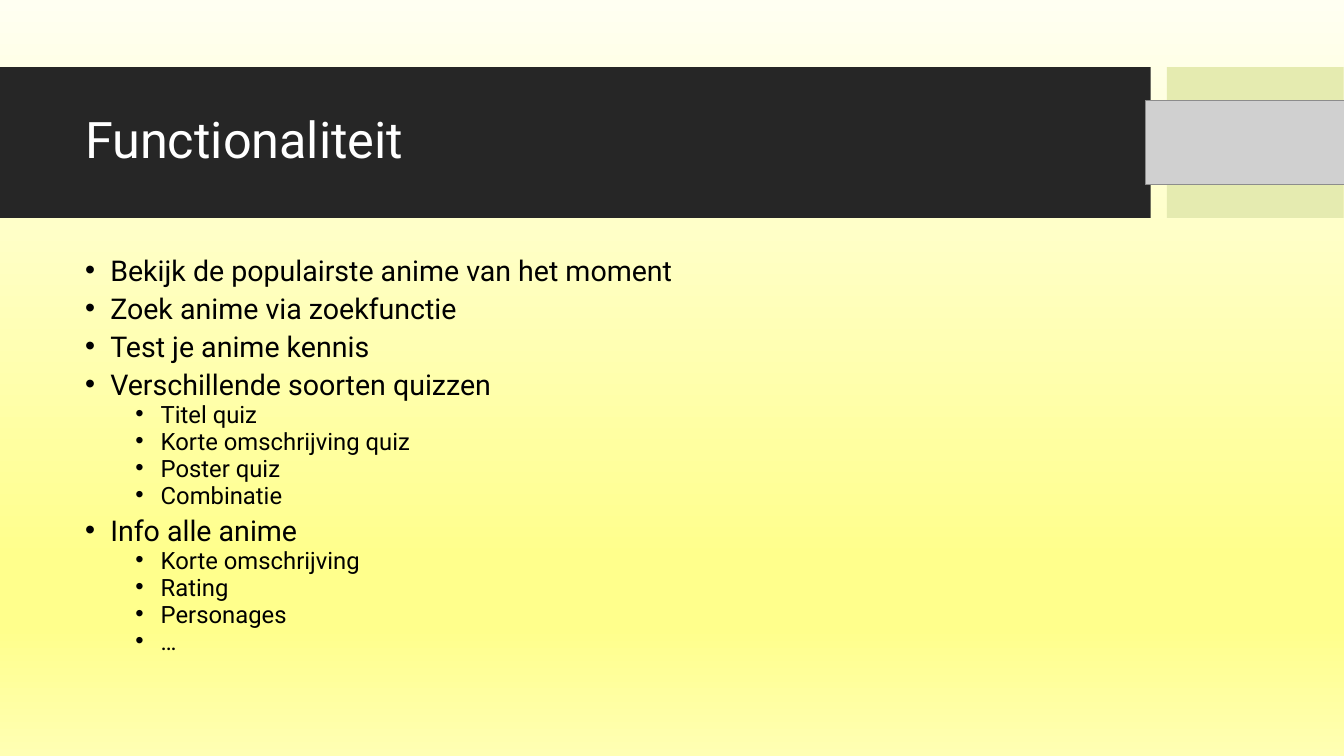
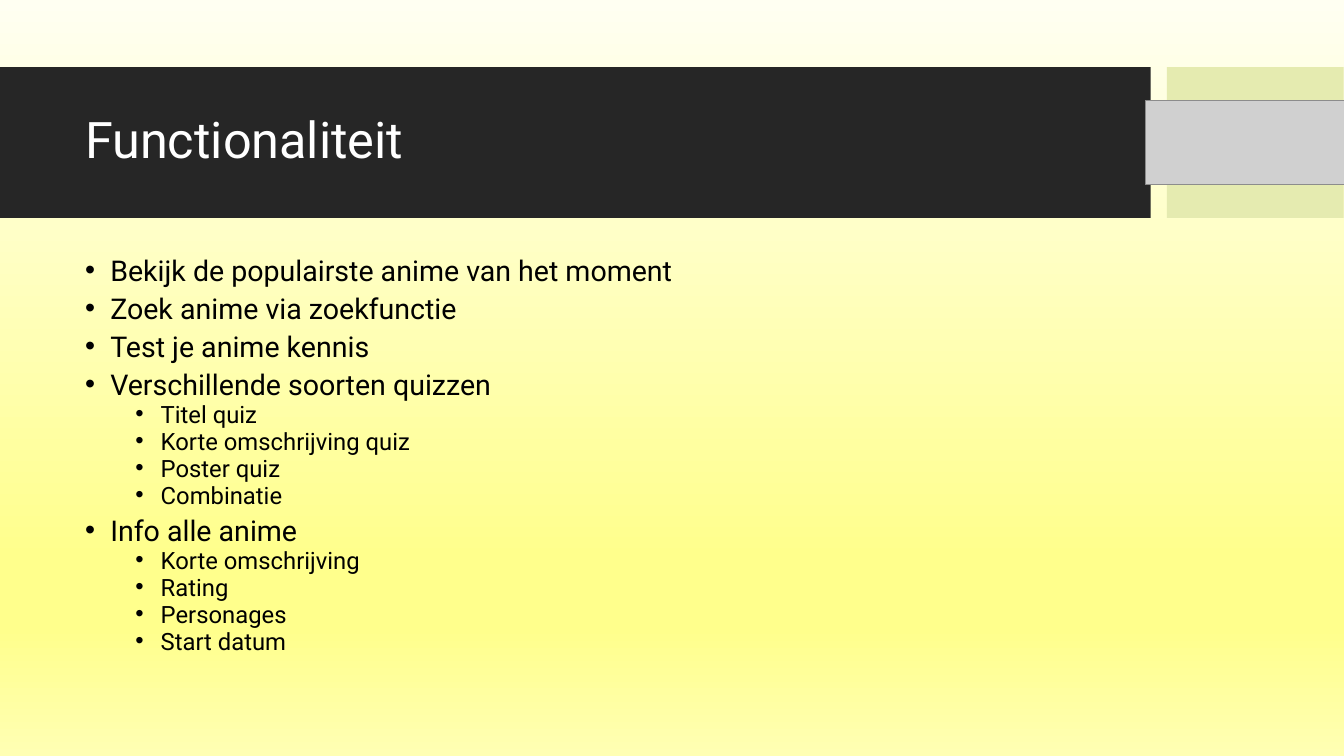
Before and after one commit to EilishVanDerSnickt/MI5, a slide deck: slide 3 of PresentatieAniME_EilishVanDerSnickt_ThomasWyns.pptx. Drawn at 1344x756 pixels with LibreOffice and Linux fonts; fonts in the diff are those of the drawing; grey boxes stand for pictures; background and template pictures are left out. Boxes give left, top, right and bottom in pixels: in the first picture for what was removed or moved away, otherwise in the second. Text is boxed around its words. In the diff, an @@ line names an element or a change of style, - is before the commit and + after.

```diff
--- a/PresentatieAniME_EilishVanDerSnickt_ThomasWyns.pptx
+++ b/PresentatieAniME_EilishVanDerSnickt_ThomasWyns.pptx
@@ text at [161, 632, 286, 651]: text changed @@
-  • …
+  • Start datum
```
Also in this commit, not shown: 1 other slide changed.
